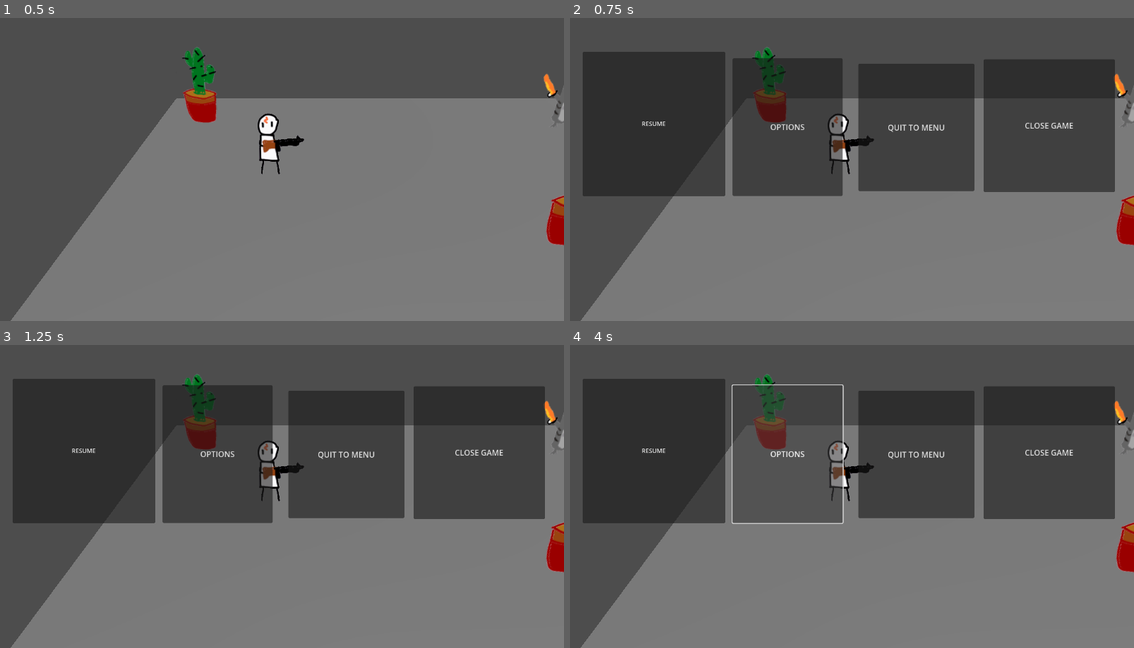
Above: before the commit, frames 1-4 (two rows, left to right).
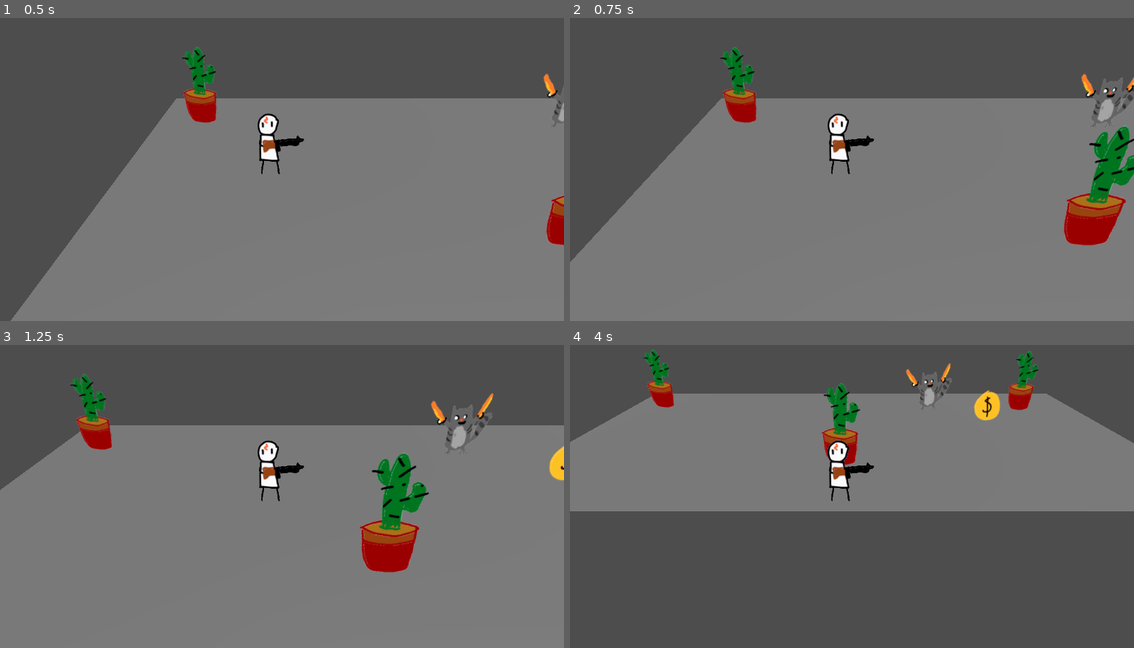
Above: after the commit, the same moments.

Repository: gmuGADIG/DEADSHOT
Game: Godot game, scene res://test_scenes/example_scene.tscn
Two runs of this game, one before a commit and one after it. Both use one fixed random seed, a clock stepped at 60 frames per second and the inputs below.
Inputs (mouse positions are in pixels of both pictures, inside the frame that each line leads up to):
- Up to frame 1 (0.5 s): no input
- Up to frame 2 (0.75 s): tap Enter at 0.5 s; hold D (move_right) from 0.53 s (still down); hold Enter from 0.53 s (still down)
- Up to frame 3 (1.25 s): keep holding D (move_right); keep holding Enter
- Up to frame 4 (4 s): release D (move_right) at 1.25 s; release Enter at 1.25 s; click (654, 451) at 1.25 s, where only the run before the commit has a clickable "RESUME"; click (789, 454) at 2 s, where only the run before the commit has a clickable "OPTIONS"; hold S (move_down) 2.78-3.53 s; hold D (move_right) from 3.53 s (still down)

Frame 1 is identical in both runs. In frame 2, 45% of the frame differs, in the area x 0-100%, y 9-100%; in frame 3, 47%; in frame 4, 78%, in the area x 0-100%, y 1-100%.

Commit message:
Linked the pause menu buttons
- Put all the buttons into a VBox
- Changed it so that pressing ESC will open up the pause menu and pressing it again will close it
- Made the resume button unpause the game and close the menu
- Made the options menu print a console log
- Made the Quit to Menu print a console log and close the game
- Made the Close Game button close the game.

Diff:
--- a/test_scenes/example_scene.tscn
+++ b/test_scenes/example_scene.tscn
@@ -48,48 +48,50 @@
 [node name="DirectionalLight3D" type="DirectionalLight3D" parent="."]
 transform = Transform3D(0.92473876, -0.25272667, 0.28458285, 0, 0.74771696, 0.66401756, -0.3806024, -0.61404276, 0.69144285, 0, 0, 0)
 
-[node name="Pause Menu" type="Control" parent="."]
+[node name="PauseMenu" type="Control" parent="."]
 process_mode = 2
 layout_mode = 3
-anchor_left = 0.26700002
-anchor_top = 0.45400003
-anchor_right = 0.26700002
-anchor_bottom = 0.45400003
-offset_left = -303.584
-offset_top = -290.19202
-offset_right = 1984.416
-offset_bottom = 860.808
+anchors_preset = 8
+anchor_left = 0.5
+anchor_top = 0.5
+anchor_right = 0.5
+anchor_bottom = 0.5
+grow_horizontal = 2
+grow_vertical = 2
 script = ExtResource("6_0u0ns")
 
-[node name="Resume Button" type="Button" parent="Pause Menu"]
+[node name="Panel" type="Panel" parent="PauseMenu"]
 layout_mode = 0
-offset_left = 22.0
-offset_top = 93.0
-offset_right = 400.93945
-offset_bottom = 495.8396
-scale = Vector2(0.7679327, 0.7326622)
+offset_left = -213.0
+offset_top = -182.0
+offset_right = 243.0
+offset_bottom = 170.0
+
+[node name="VBoxContainer" type="VBoxContainer" parent="PauseMenu/Panel"]
+layout_mode = 1
+anchors_preset = 15
+anchor_right = 1.0
+anchor_bottom = 1.0
+grow_horizontal = 2
+grow_vertical = 2
+
+[node name="GAME PAUSED" type="Label" parent="PauseMenu/Panel/VBoxContainer"]
+layout_mode = 2
+text = "GAME PAUSED"
+horizontal_alignment = 1
+
+[node name="ResumeButton" type="Button" parent="PauseMenu/Panel/VBoxContainer"]
+layout_mode = 2
 text = "RESUME"
 
-[node name="Options Button" type="Button" parent="Pause Menu"]
-layout_mode = 0
-offset_left = 328.0
-offset_top = 106.0
-offset_right = 553.0
-offset_bottom = 388.0
+[node name="OptionsButton" type="Button" parent="PauseMenu/Panel/VBoxContainer"]
+layout_mode = 2
 text = "OPTIONS"
 
-[node name="Quit to Menu Button" type="Button" parent="Pause Menu"]
-layout_mode = 0
-offset_left = 585.0
-offset_top = 117.0
-offset_right = 822.0
-offset_bottom = 378.0
+[node name="QuitToMenuButton" type="Button" parent="PauseMenu/Panel/VBoxContainer"]
+layout_mode = 2
 text = "QUIT TO MENU"
 
-[node name="Close Game Button" type="Button" parent="Pause Menu"]
-layout_mode = 0
-offset_left = 841.0
-offset_top = 108.0
-offset_right = 1109.0
-offset_bottom = 380.0
+[node name="CloseGameButton" type="Button" parent="PauseMenu/Panel/VBoxContainer"]
+layout_mode = 2
 text = "CLOSE GAME"
--- a/world/Pause Menu/PauseMenu.gd
+++ b/world/Pause Menu/PauseMenu.gd
@@ -1,8 +1,39 @@
-extends CanvasItem
+extends Control
+var is_paused: bool = false
+
+var resume_button: Button
+var options_button: Button
+var quit_to_menu_button: Button
+var close_game_button: Button
 
 func _ready() ->void:
+	resume_button = $Panel/VBoxContainer/ResumeButton
+	options_button = $Panel/VBoxContainer/OptionsButton
+	quit_to_menu_button = $Panel/VBoxContainer/QuitToMenuButton
+	close_game_button = $Panel/VBoxContainer/CloseGameButton
+
 	hide()
 
 func _process(delta: float) ->void:
-	if(Input.is_key_pressed(KEY_ENTER)):
-		show()
+	#Makes ESC key pull up pause menu and close it again
+	if(Input.is_action_just_pressed("ui_cancel")):
+		if (is_paused == true):
+			is_paused = false
+			get_tree().paused = false
+			hide()
+		else:
+			is_paused = true
+			show()
+	if(resume_button.button_pressed):
+		get_tree().paused = false
+		hide()
+	if(options_button.button_pressed):
+		print("Options menu goes here")
+	if(quit_to_menu_button.button_pressed):
+		#Add "game won't save" popup here
+		print("Returning to Main Menu...")
+		#Send back to main menu
+		get_tree().quit()
+	if(close_game_button.button_pressed):
+		#Add "game won't save" popup here
+		get_tree().quit()
--- a/world/player/player.gd
+++ b/world/player/player.gd
@@ -13,9 +13,8 @@
 	move_and_slide()
 
 func _pause_game() -> void:
-	if(Input.is_physical_key_pressed(KEY_ENTER)):
-		if(get_tree().paused == false):
-			get_tree().paused = true
+	if(Input.is_action_just_pressed("ui_cancel")):
+		get_tree().paused = true
 
 func _process(_delta: float) ->void:
 	_pause_game()
